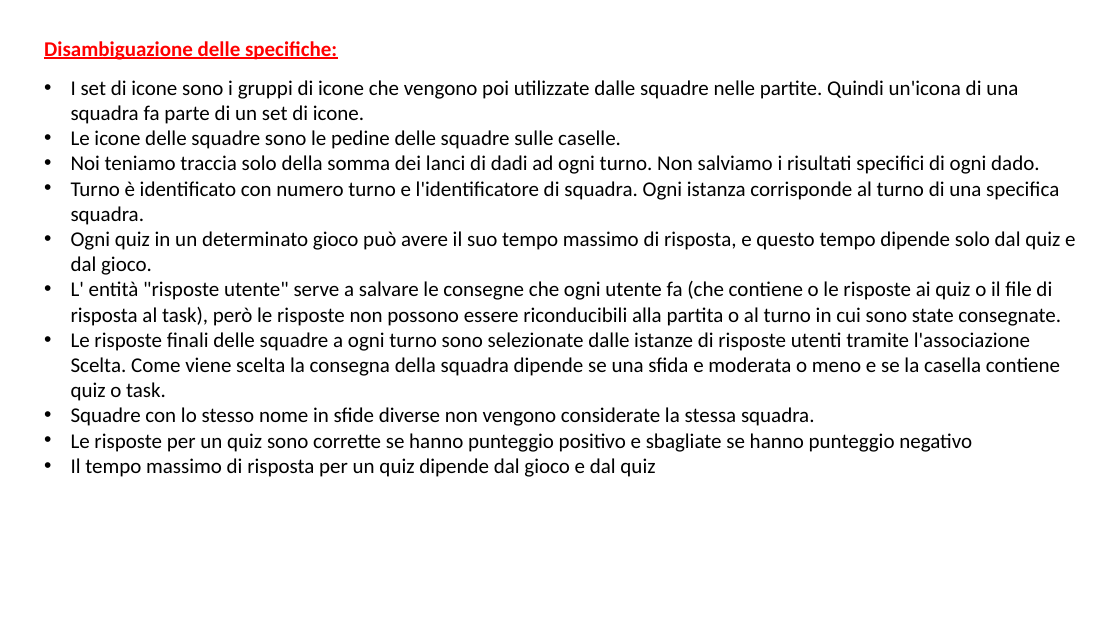
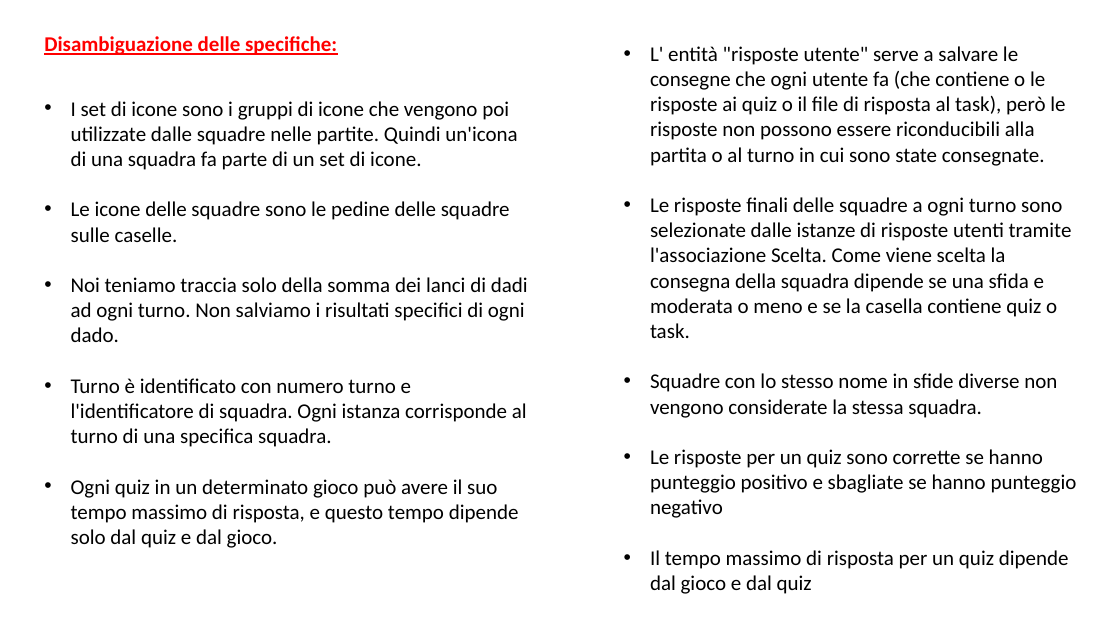
Before and after one commit to DavideGit-cs/BD_Progetto_Gruppo11, a slide deck: slide 1 of Vincoli_Domini_BDProgetto_finale.pptx. Drawn at 1120x630 pixels with LibreOffice and Linux fonts; fonts in the diff are those of the drawing. Boxes give left, top, right and bottom in pixels: in the first picture for what was removed or moved away, otherwise in the second. Text is boxed around its words. In the diff, an @@ line names an element or a change of style, - is before the commit and + after.

```diff
--- a/Vincoli_Domini_BDProgetto_finale.pptx
+++ b/Vincoli_Domini_BDProgetto_finale.pptx
@@ text added at (650,46,1077,594), 18 pt, text #000000 @@
+• L' entità "risposte utente" serve a salvare le consegne che ogni utente fa (che contiene o le risposte ai quiz o il file di risposta al task), però le risposte non possono essere riconducibili alla partita o al turno in cui sono state consegnate.
+• Le risposte finali delle squadre a ogni turno sono selezionate dalle istanze di risposte utenti tramite l'associazione Scelta. Come viene scelta la consegna della squadra dipende se una sfida e moderata o meno e se la casella contiene quiz o task.
+• Squadre con lo stesso nome in sfide diverse non vengono considerate la stessa squadra.
+• Le risposte per un quiz sono corrette se hanno punteggio positivo e sbagliate se hanno punteggio negativo
+• Il tempo massimo di risposta per un quiz dipende dal gioco e dal quiz
@@ text at (71,281,1061,477): paragraphs removed @@
-• L' entità "risposte utente" serve a salvare le consegne che ogni utente fa (che contiene o le risposte ai quiz o il file di risposta al task), però le risposte non possono essere riconducibili alla partita o al turno in cui sono state consegnate.
-• Le risposte finali delle squadre a ogni turno sono selezionate dalle istanze di risposte utenti tramite l'associazione Scelta. Come viene scelta la consegna della squadra dipende se una sfida e moderata o meno e se la casella contiene quiz o task.
-• Squadre con lo stesso nome in sfide diverse non vengono considerate la stessa squadra.
-• Le risposte per un quiz sono corrette se hanno punteggio positivo e sbagliate se hanno punteggio negativo
-• Il tempo massimo di risposta per un quiz dipende dal gioco e dal quiz
```
Also in this commit, not shown: 15 other slides changed, 5 slides added, 1 slide removed, 10 other files.
